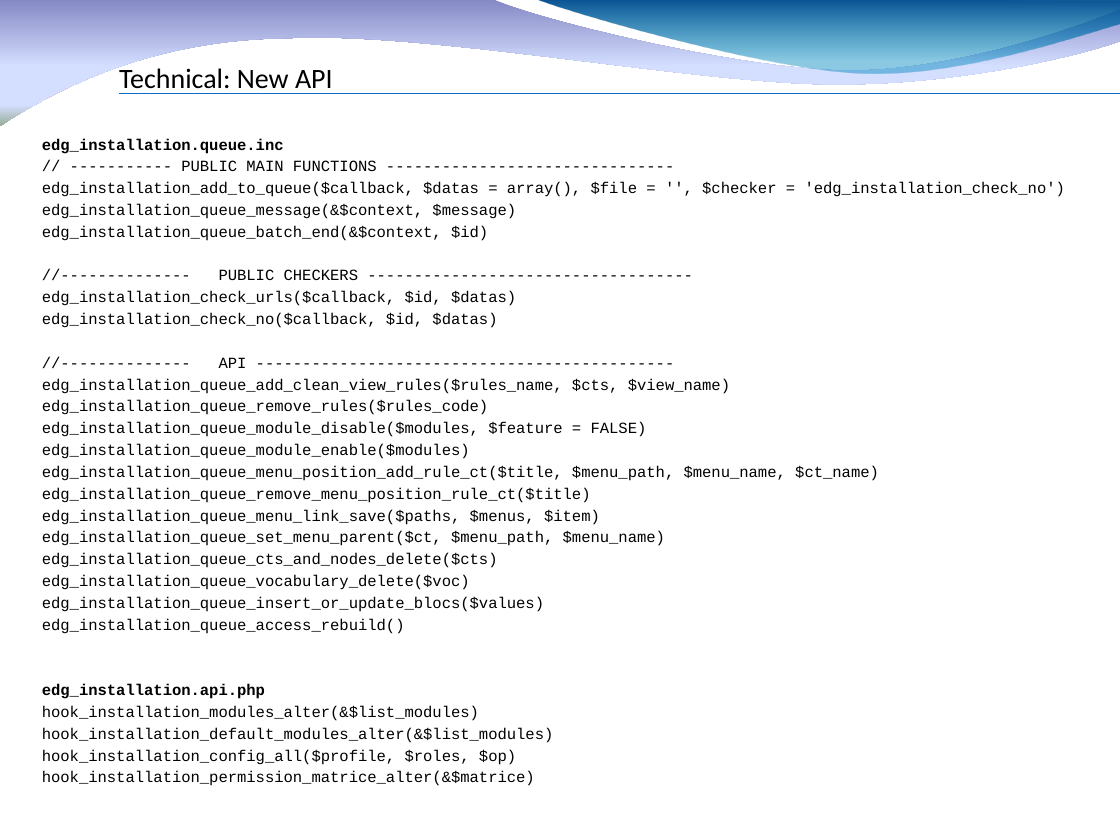
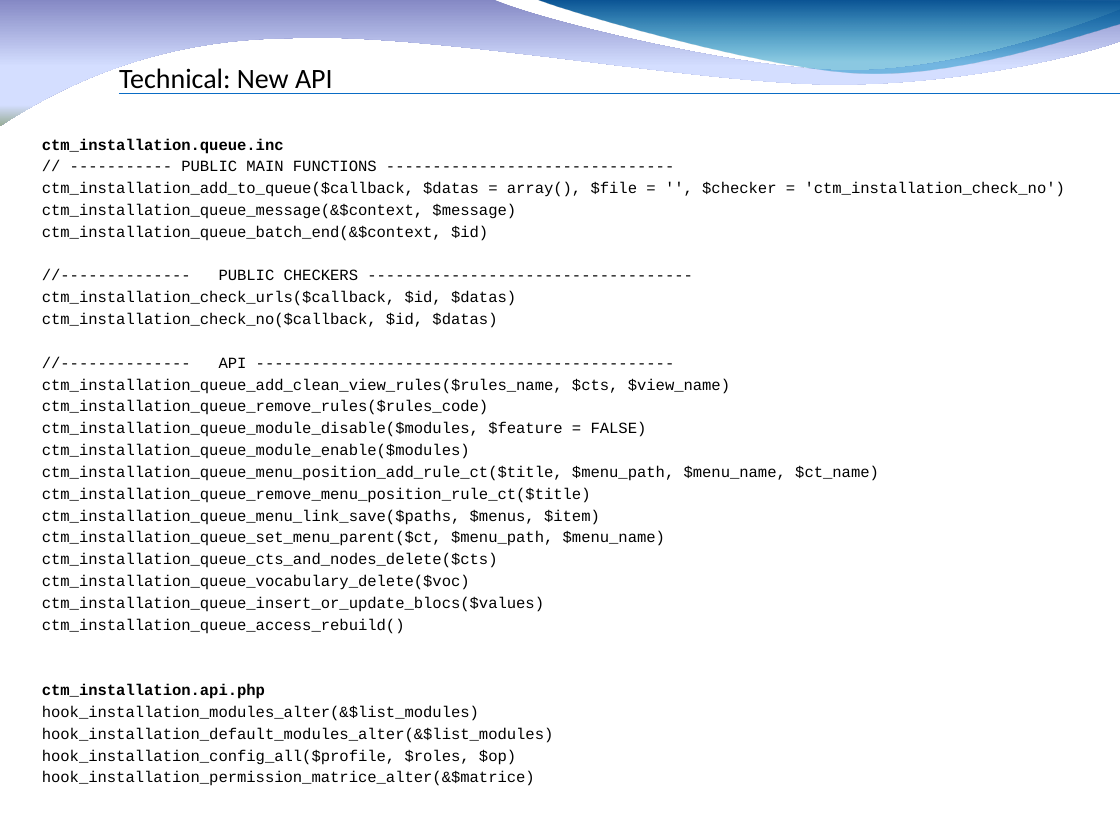
Before and after one commit to fauconv/ctm_drupal7, a slide deck: slide 17 of docs/Drupal 7 CTM factory.pptx. Drawn at 1120x840 pixels with LibreOffice and Linux fonts; fonts in the diff are those of the drawing; background and template pictures are left out. Boxes give left, top, right and bottom in pixels: in the first picture for what was removed or moved away, otherwise in the second. Text is boxed around its words. In the diff, an @@ line names an element or a change of style, - is before the commit and + after.

```diff
--- a/docs/Drupal 7 CTM factory.pptx
+++ b/docs/Drupal 7 CTM factory.pptx
@@ text at (x1=42, y1=138, x2=284, y2=154): text changed @@
-edg_installation.queue.inc
+ctm_installation.queue.inc
@@ text at (x1=42, y1=182, x2=1065, y2=241): text changed @@
-edg_installation_add_to_queue($callback, $datas = array(), $file = '', $checker = 'edg_installation_check_no')
-edg_installation_queue_message(&$context, $message)
-edg_installation_queue_batch_end(&$context, $id)
+ctm_installation_add_to_queue($callback, $datas = array(), $file = '', $checker = 'ctm_installation_check_no')
+ctm_installation_queue_message(&$context, $message)
+ctm_installation_queue_batch_end(&$context, $id)
@@ text at (x1=42, y1=291, x2=516, y2=328): text changed @@
-edg_installation_check_urls($callback, $id, $datas)
-edg_installation_check_no($callback, $id, $datas)
+ctm_installation_check_urls($callback, $id, $datas)
+ctm_installation_check_no($callback, $id, $datas)
@@ text at (x1=42, y1=378, x2=879, y2=699): text changed @@
-edg_installation_queue_add_clean_view_rules($rules_name, $cts, $view_name)
-edg_installation_queue_remove_rules($rules_code)
-edg_installation_queue_module_disable($modules, $feature = FALSE)
-edg_installation_queue_module_enable($modules)
-edg_installation_queue_menu_position_add_rule_ct($title, $menu_path, $menu_name, $ct_name)
-edg_installation_queue_remove_menu_position_rule_ct($title)
-edg_installation_queue_menu_link_save($paths, $menus, $item)
-edg_installation_queue_set_menu_parent($ct, $menu_path, $menu_name)
-edg_installation_queue_cts_and_nodes_delete($cts)
-edg_installation_queue_vocabulary_delete($voc)
-edg_installation_queue_insert_or_update_blocs($values)
-edg_installation_queue_access_rebuild()
-edg_installation.api.php
+ctm_installation_queue_add_clean_view_rules($rules_name, $cts, $view_name)
+ctm_installation_queue_remove_rules($rules_code)
+ctm_installation_queue_module_disable($modules, $feature = FALSE)
+ctm_installation_queue_module_enable($modules)
+ctm_installation_queue_menu_position_add_rule_ct($title, $menu_path, $menu_name, $ct_name)
+ctm_installation_queue_remove_menu_position_rule_ct($title)
+ctm_installation_queue_menu_link_save($paths, $menus, $item)
+ctm_installation_queue_set_menu_parent($ct, $menu_path, $menu_name)
+ctm_installation_queue_cts_and_nodes_delete($cts)
+ctm_installation_queue_vocabulary_delete($voc)
+ctm_installation_queue_insert_or_update_blocs($values)
+ctm_installation_queue_access_rebuild()
+ctm_installation.api.php
```
Also in this commit, not shown: 11 other slides changed, 18 other files.
